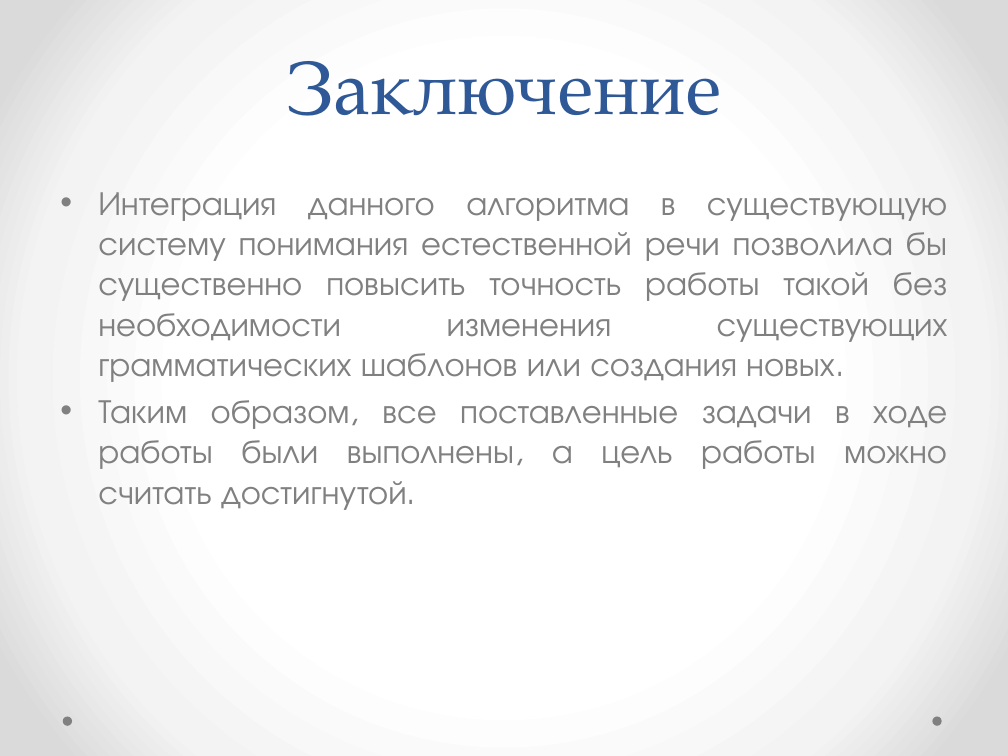
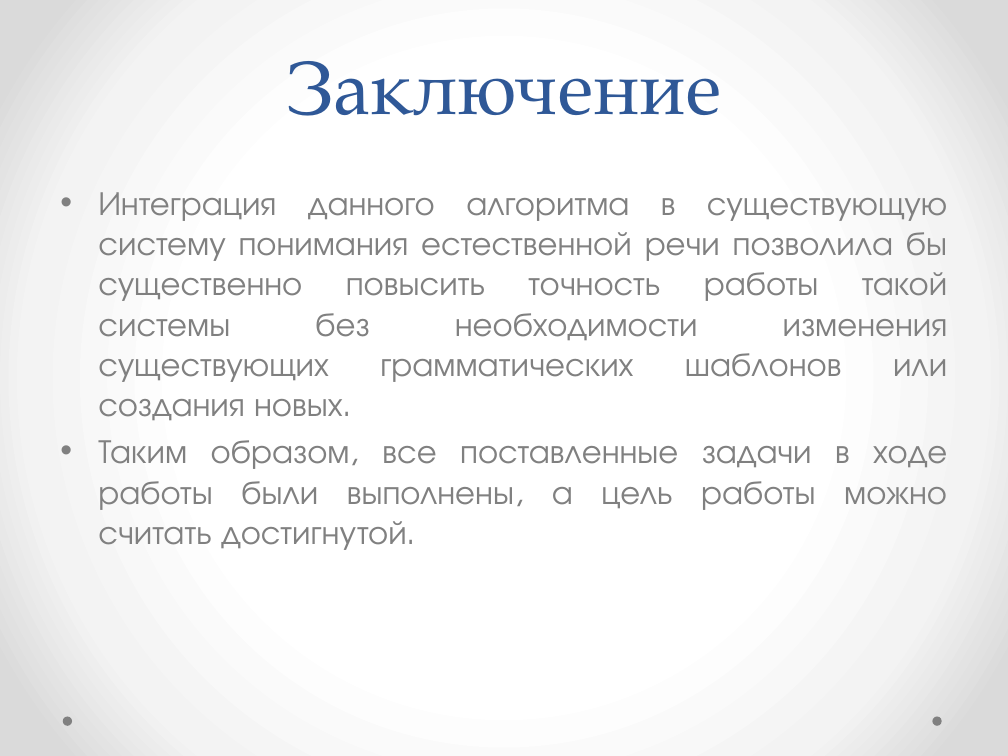
Before and after one commit to EgorGrisina/HypothesesGeneration, a slide deck: slide 22 of docs/Грицина_Егор_43504_3_вкр_доклад.pptx. Drawn at 1008x756 pixels with LibreOffice and Linux fonts; fonts in the diff are those of the drawing. Boxes give left, top, right and bottom in pixels: in the first picture for what was removed or moved away, otherwise in the second. Text is boxed around its words. In the diff, an @@ line names an element or a change of style, - is before the commit and + after.

Commit message:
presentation fix

```diff
--- a/docs/Грицина_Егор_43504_3_вкр_доклад.pptx
+++ b/docs/Грицина_Егор_43504_3_вкр_доклад.pptx
@@ text at [98,192,948,420]: text changed @@
-• Интеграция данного алгоритма в существующую систему понимания естественной речи позволила бы существенно повысить точность работы такой без необходимости изменения существующих грамматических шаблонов или создания новых.
+• Интеграция данного алгоритма в существующую систему понимания естественной речи позволила бы существенно повысить точность работы такой системы без необходимости изменения существующих грамматических шаблонов или создания новых.
```
Also in this commit, not shown: 3 other slides changed, 1 other file.
